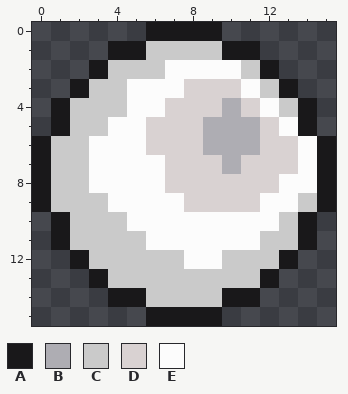
Edited in one commit: pixel-art sprite (NPCs/GraniteMini/GraniteRay.png). The first picture shows the starting point.
The file is 32x32 pixels, drawn in blocks of 2x2; one block is one cell here.
Palette (. is transparent): A #19181a  B #aeadb3  C #cacaca  D #d9d2d2  E #fcfcfc
The same view after the edit:
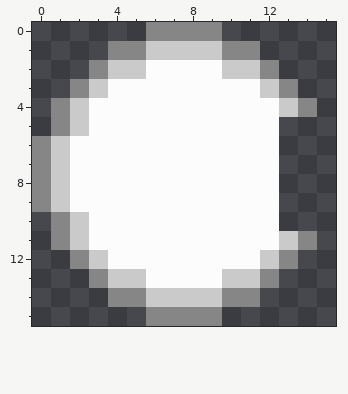
Changes in this commit:
colour A: #19181a -> #868686
Changed rows in their new state; - is a pixel that keeps its letter.
first column x 2:
 2 ----E---C-----
 3 --E---EEE-----
 4 -EE--EEEEE----
 5 -E--EEEEEEE..-
 6 E---EEEEEEE...
 7 E----EEEEEE...
 8 E----EEEEEE...
 9 EE----EEEE-...
10 -EE--------..-
11 -EEE------E---
12 --EEEE--EE----
13 ----EEEE------
Changed places in both pictures, as pixel boxes (x1, y1, x2, y2):
changed: (32, 22, 336, 326)
